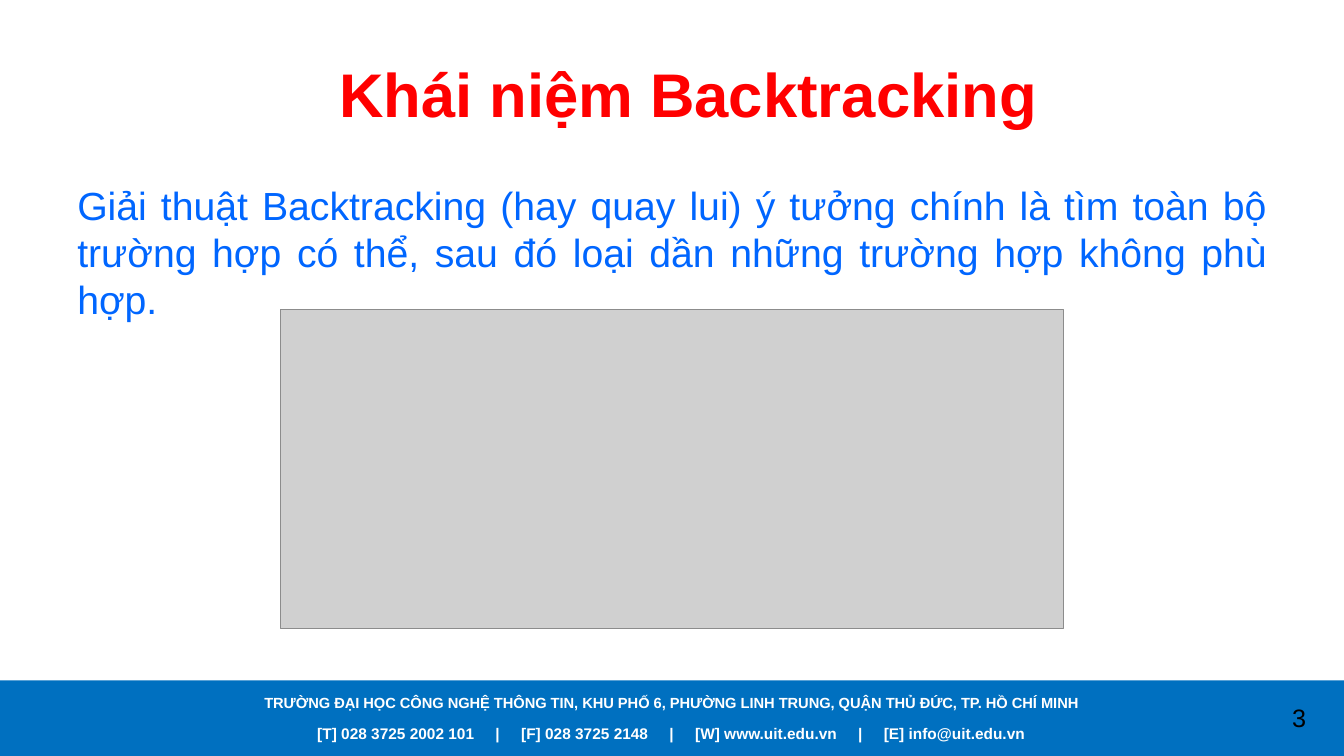
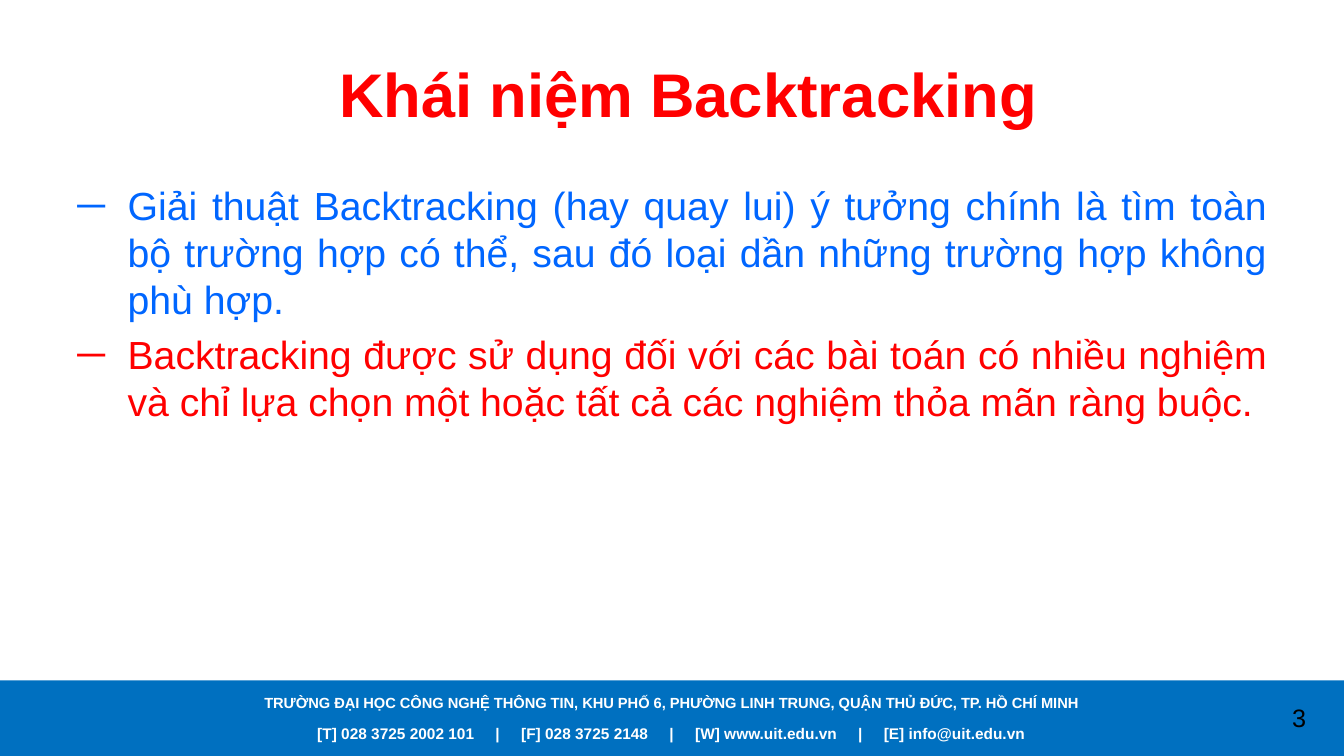
Before and after one commit to caodoanh2001/CS112.L21.KHMT, a slide deck: slide 3 of Seminar/Backtracking.pptx. Drawn at 1344x756 pixels with LibreOffice and Linux fonts; fonts in the diff are those of the drawing; grey boxes stand for pictures; background and template pictures are left out. Boxes give left, top, right and bottom in pixels: in the first picture for what was removed or moved away, otherwise in the second. Text is boxed around its words. In the diff, an @@ line names an element or a change of style, - is before the commit and + after.

```diff
--- a/Seminar/Backtracking.pptx
+++ b/Seminar/Backtracking.pptx
@@ text at (x1=128, y1=190, x2=1267, y2=322): bullet none to ─ @@
@@ picture removed at (x1=281, y1=310, x2=1064, y2=628) @@
@@ text at (x1=128, y1=339, x2=1266, y2=424): paragraph added @@
+─ Backtracking được sử dụng đối với các bài toán có nhiều nghiệm và chỉ lựa chọn một hoặc tất cả các nghiệm thỏa mãn ràng buộc.
```
Also in this commit, not shown: 1 other slide changed, 3 slides added, 1 slide removed, 2 other files.
